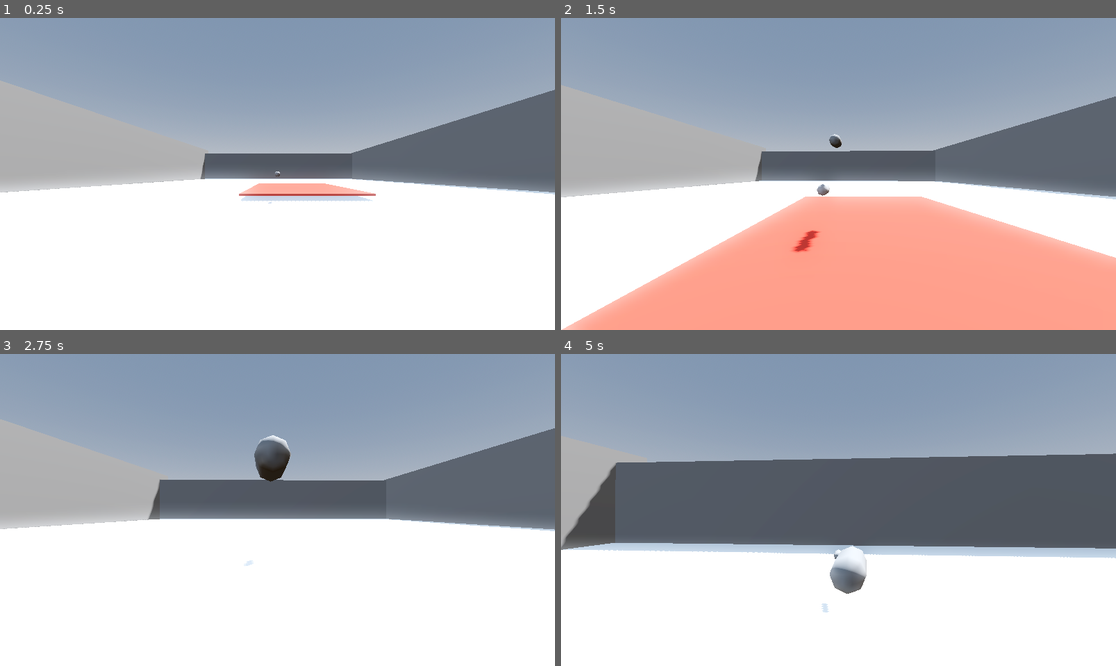
Above: before the commit, frames 1-4 (two rows, left to right).
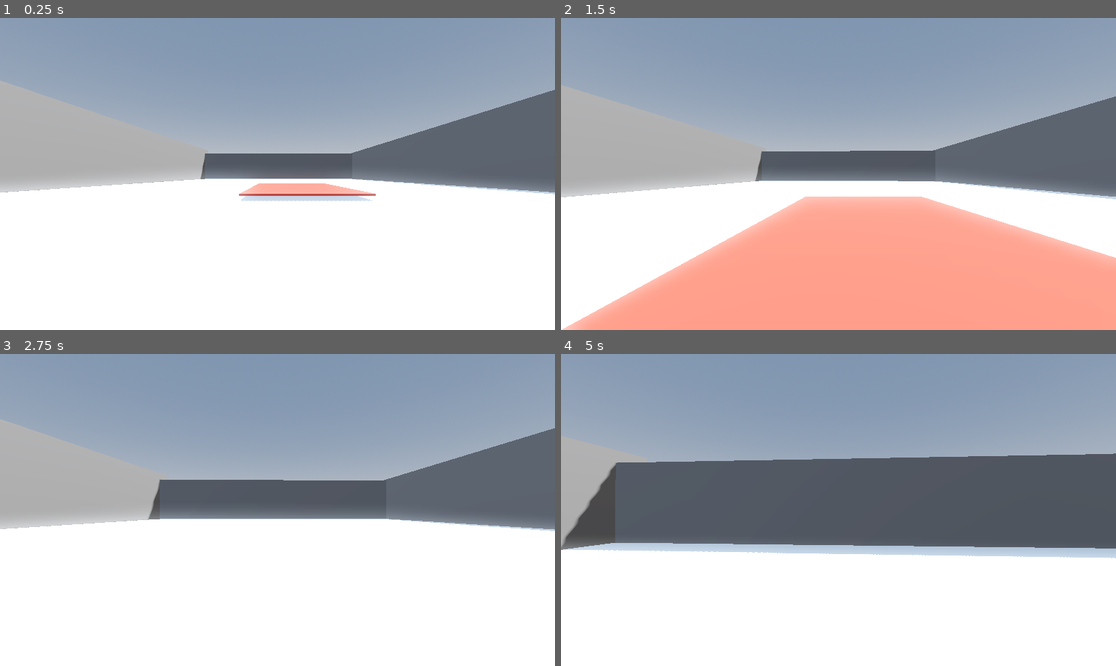
Above: after the commit, the same moments.

Repository: TylerPederson/effort
Game: Godot game, scene res://Spikes/sandbox_level_spikes.tscn
Same seed, same stepped clock (60 frames per second), same inputs: the game is played once before the commit and once after it. This scene is started directly instead of the project's main scene.
Inputs (mouse positions are in pixels of both pictures, inside the frame that each line leads up to):
- Up to frame 1 (0.25 s): no input
- Up to frame 2 (1.5 s): tap Enter (ui_accept) at 0.5, 0.77 s; move the mouse to (866, 174) at 0.52 s; hold Up (ui_up) from 0.53 s (still down); move the mouse to (810, 174) at 1.27 s
- Up to frame 3 (2.75 s): keep holding Up (ui_up); tap Enter (ui_accept) at 1.52 s; move the mouse to (288, 503) at 2.02 s
- Up to frame 4 (5 s): keep holding Up (ui_up); move the mouse to (832, 516) at 2.77 s; tap Enter (ui_accept) at 3.02, 3.77, 4.52 s; move the mouse to (877, 513) at 3.52 s; move the mouse to (794, 506) at 4.27 s

The runs differ from the first frame. In frame 1, less than 0.1% of the frame differs, in the area x 48-51%, y 49-60%; in frame 2, 0.3%; in frame 3, 0.7%, in the area x 43-53%, y 26-68%; in frame 4, 0.7%.

Commit message:
Add helper functions to attack_component
Attack component can be set to auto_attack enabled or disabled with a helper function. It also has a _on_attack_action function to be targeted by signals from objects with this component.

Diff:
--- a/stats-and-combat/Components/attack_component.gd
+++ b/stats-and-combat/Components/attack_component.gd
@@ -1,20 +1,25 @@
 extends Node3D
 class_name AttackComponent
 
+# All objects that can attack expect there to be a weapon_holder node that
+# holds the transform where the weapon will be at. The weapon_holder should
+# have a WeaponComponent child.
 @export var weapon_holder: Node3D
 
 var _equipped_weapon: WeaponComponent = null
 var _attacking : bool = false
-var _auto_attack : bool = true
+var _auto_attack : bool = false
 
 # Called when the node enters the scene tree for the first time.
 func _ready() -> void:
 	_refresh_weapon()
 
+# The attack_component can attempt to attack constantly if auto attack is enabled
 func _process(delta: float) -> void:
 	if _auto_attack:
 		_try_attack()
 
+# Grabs the expected weapon component from the weapon_holder.
 func _refresh_weapon():
 	if weapon_holder == null:
 		return
@@ -23,6 +28,7 @@
 			_equipped_weapon = c
 			break
 
+# If a weapon component is available, then attempt to use it in an attack
 func _try_attack():
 	if _attacking:
 		return
@@ -38,3 +44,9 @@
 	await _equipped_weapon.attack_finished
 
 	_attacking = false
+
+func set_auto_attack(enable: bool):
+	_auto_attack = enable
+
+func _on_attack_action():
+	_try_attack()
